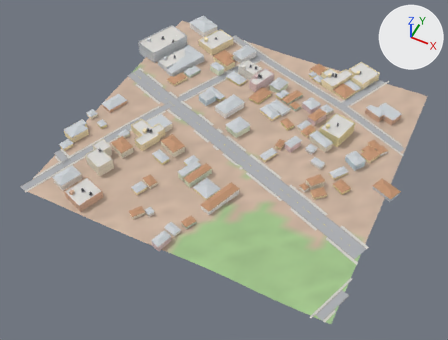
The glTF model city/hi/t_11_-8.glb: old version first, new version second.
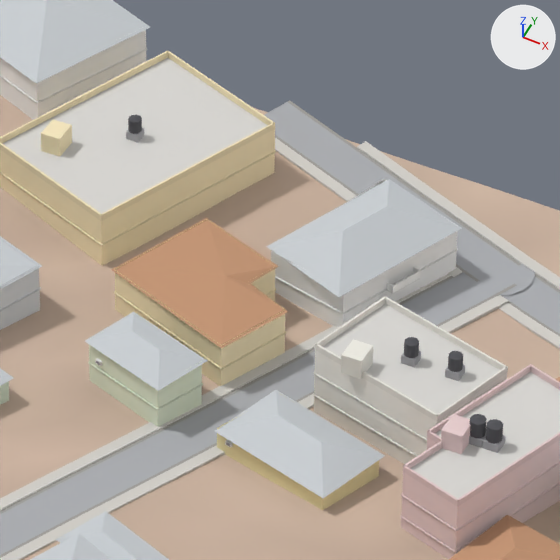
The first picture shows the older version from a camera (50 mm lens) standing at (3097.0, -2258.0, 388.0) and looking at (2941.0, -1944.0, -4.0). The close-ups show the older and then the newer version on the part from 44% to 60% of the width and 7% to 27% of the height of that picture. Only the edits that show in the close-ups are written down. The axes (+X, +Y, +Z) are drawn at upper right. The lights are the same throughout. Vertices at exactly the same position are counted once.

The first close-up shows 'Buildings-col', 'Details', 'Roads-col', 'Sidewalks-col', 'Terrain-col'.
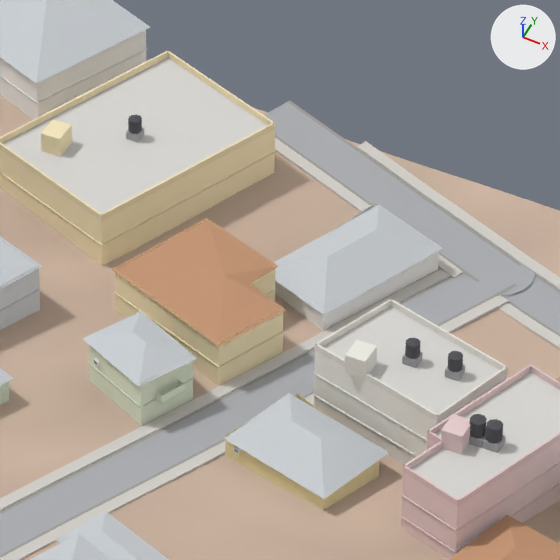
Location of each change, (x1, y1, x2, y2) in pixels of the close-ups (560 x 560 px; the box of a moved part takes in the faces that stretch with it):
part 1 of me_buildings_col, moved or reshaped: before (271, 179, 458, 327); after (275, 204, 439, 331)
part 2 of me_buildings_col, moved or reshaped: before (85, 312, 207, 391); after (83, 311, 197, 387)
part 3 of me_buildings_col, moved or reshaped: before (215, 390, 385, 499); after (224, 393, 390, 499)
part 4 of me_buildings_col, moved or reshaped: before (266, 179, 462, 297); after (273, 205, 443, 315)
part 5 of me_buildings_col, moved or reshaped: before (89, 304, 500, 510); after (89, 306, 500, 510)
part 6 of me_details, moved or reshaped: before (387, 267, 420, 294); after (155, 379, 185, 404)
part 7 of me_details, moved or reshaped (not visible before): after (233, 446, 241, 454)
part 8 of me_details, moved or reshaped (not visible afterwards): before (225, 440, 233, 448)
part 9 of me_details, deleted: before (275, 248, 458, 314)
part 10 of me_details, moved or reshaped: before (88, 296, 508, 453); after (88, 299, 505, 453)

What changed in the scene script:
```text
Change me_buildings_col:
    where me_buildings_col.from_pydata(...)  # 1167 vertices, 1361 faces; spans x 2806.0..3082.0, y -2051.0..-1779.0, z 8.0..25.0
    used by ob_buildings_col; location = (0.0, 0.0, 0.0)
    me_buildings_col part 1: the loose piece of 8 vertices spanning x 2889.0..2907.0, y -1825.0..-1803.0, z 9.0..16.0 is scaled about its middle by (0.88, 0.969, 0.549), then moved by (-1.0, -1.0, -1.0)
    me_buildings_col part 2: the loose piece of 6 vertices spanning x 2878.0..2892.0, y -1853.0..-1841.0, z 17.0..18.0 is scaled about its middle by (0.843, 1.05, 1.08), then moved by (-1.0, 0.0, 0.0)
    me_buildings_col part 3: the loose piece of 6 vertices spanning x 2897.0..2916.0, y -1858.0..-1843.0, z 13.0..15.0 is scaled about its middle by (0.899, 1.03, 1.08), then moved by (1.0, 0.0, 0.0)
    me_buildings_col part 4: the loose piece of 6 vertices spanning x 2888.0..2908.0, y -1827.0..-1803.0, z 16.0..18.0 is moved by (-1.0, -1.0, -3.0)
    me_buildings_col part 5
    me_buildings_col.vertices[160].co: (2889.0, -1852.0, 10.0) -> (2887.0, -1853.0, 10.0)
    me_buildings_col.vertices[161].co: (2889.0, -1852.0, 17.0) -> (2887.0, -1853.0, 17.0)  # pixel (157, 385) -> pixel (140, 383)
    me_buildings_col.vertices[162].co: (2892.0, -1846.0, 10.0) -> (2890.0, -1845.0, 10.0)
    me_buildings_col.vertices[163].co: (2892.0, -1846.0, 17.0) -> (2890.0, -1845.0, 17.0)  # pixel (201, 361) -> pixel (193, 354)
    me_buildings_col.vertices[218].co: (2907.0, -1829.0, 9.0) -> (2908.0, -1829.0, 9.0)
    me_buildings_col.vertices[219].co: (2907.0, -1829.0, 19.0) -> (2908.0, -1829.0, 19.0)
    me_buildings_col.vertices[260].co: (2897.0, -1852.0, 10.0) -> (2898.0, -1853.0, 10.0)
    me_buildings_col.vertices[263].co: (2897.0, -1852.0, 13.0) -> (2898.0, -1853.0, 13.0)  # pixel (217, 428) -> pixel (225, 434)
    me_buildings_col.vertices[266].co: (2901.0, -1843.0, 10.0) -> (2903.0, -1843.0, 10.0)
    me_buildings_col.vertices[267].co: (2901.0, -1843.0, 13.0) -> (2903.0, -1843.0, 13.0)  # pixel (279, 392) -> pixel (298, 393)
Change me_details:
    used by ob_details; location = (0.0, 0.0, 0.0)
    remove me_details.from_pydata(...)  # 4166 vertices, 6846 faces; spans x 2805.0..3059.0, y -2050.0..-1779.0, z 10.0..28.0
    add me_details.from_pydata(...)  # 4110 vertices, 6750 faces; spans x 2805.0..3059.0, y -2050.0..-1779.0, z 10.0..28.0
    me_details part 6: the loose piece of 24 vertices spanning x 2903.0..2906.0, y -1819.0..-1815.0, z 12.0..13.0 is moved by (-15.0, -33.0, 1.0)
    me_details part 7: the loose piece of 8 vertices spanning x 2899.0, y -1853.0, z 12.0..13.0 is moved by (1.0, 0.0, 0.0)
    me_details part 8: the loose piece of 8 vertices spanning x 2898.0..2899.0, y -1853.0, z 12.0..13.0 is moved by (1.0, -1.0, 0.0)
    me_details part 9: the loose piece of 24 vertices spanning x 2889.0..2907.0, y -1825.0..-1803.0, z 12.0 is deleted
    me_details part 10: 34 vertices moved from x 2889.0..2930.0, y -1853.0..-1824.0, z 12.0..20.0 to x 2887.0..2930.0, y -1853.0..-1824.0, z 12.0..20.0; 26 vertices removed from x 2879.0..2921.0, y -1838.0..-1822.0, z 12.0..22.0; 26 vertices added at x 2879.0..2921.0, y -1839.0..-1822.0, z 13.0..22.0
    other edits to the shape of me_details do not show in these pictures
```
